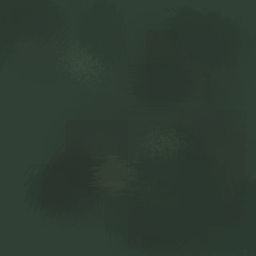
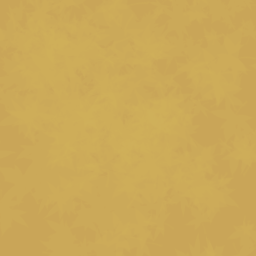
Revision of a layered w=256, h=256 image; what changed, layer by layer:
renamed "Layer 10" to "Layer 3", opacity 54% → 14%, blend normal → color dodge, painted on it over bbox(0, 0, 256, 256)
removed layer "Layer 11" over bbox(0, 0, 244, 246)
removed layer "Layer 8" (was 13%) over bbox(0, 0, 256, 256)
removed layer "Layer 9" (was 23%) over bbox(0, 0, 256, 256)
removed layer "Layer 7" over bbox(0, 0, 256, 256)
removed layer "Layer 6" over bbox(0, 0, 256, 256)
"Layer 2": opacity 41% → 100%, painted on it over bbox(0, 0, 256, 256)
painted on "Layer 1" over bbox(0, 0, 256, 256)
painted on "Background" over bbox(0, 0, 256, 256)
